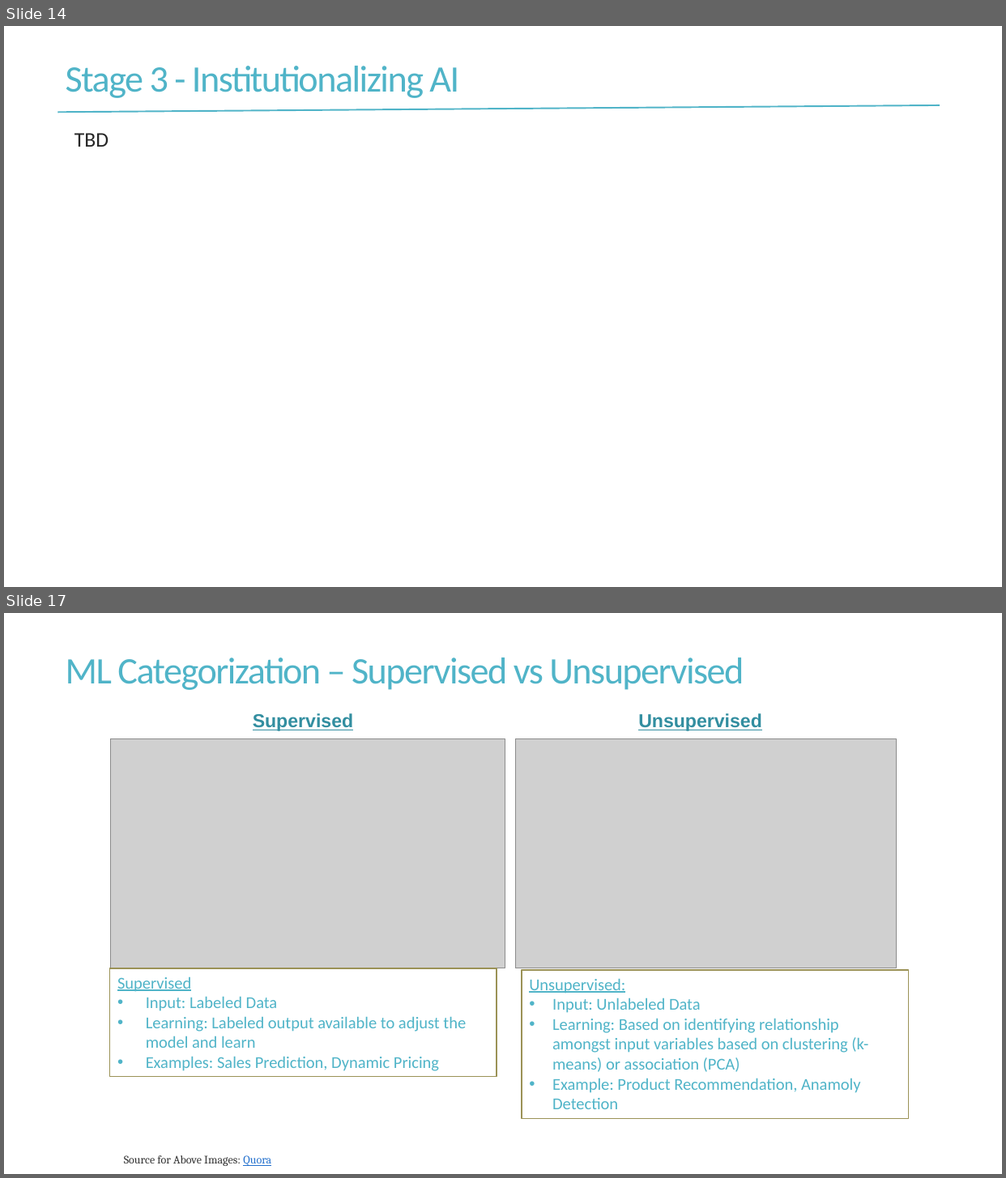
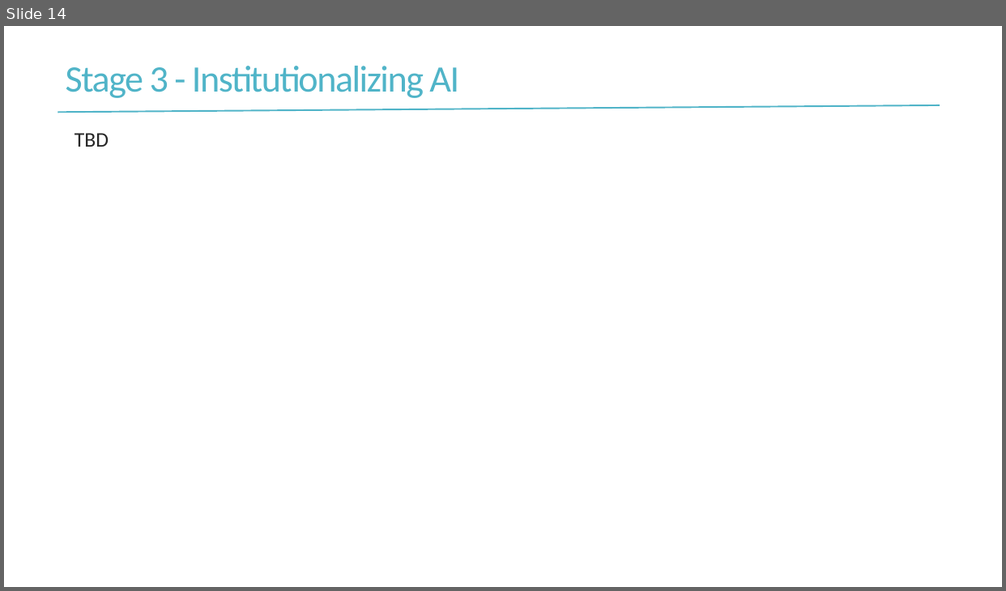
Before and after one commit to ranata/dm, a slide deck: cognitive-ecommercev0.3.pptx. Shown one above the other, each under a label of ours: slides 14 and 17 before the commit, slide 14 after it; the slides between them are not shown. The pictures are 1006x1178 and 1006x591 pixels, drawn with LibreOffice and Linux fonts; fonts in the diff are those of the drawing; grey boxes stand for pictures. Boxes give left, top, right and bottom in pixels: in the first picture for what was removed or moved away, otherwise in the second. Text is boxed around its words. In the diff, an @@ line names an element or a change of style, - is before the commit and + after.

```diff
--- a/cognitive-ecommercev0.3.pptx
+++ b/cognitive-ecommercev0.3.pptx
@@ slide 17 removed at (4,613,1002,1174), background #FFFFFF @@
@@ title removed at (66,658,744,690) @@
-ML Categorization – Supervised vs Unsupervised
@@ text removed at (253,713,353,731) @@
-Supervised
@@ text removed at (638,713,762,731) @@
-Unsupervised
@@ picture removed at (111,739,505,969) @@
@@ picture removed at (515,739,896,969) @@
@@ rectangle removed at (110,969,497,1077) @@
-Supervised
-• Input: Labeled Data
-• Learning: Labeled output available to adjust the model and learn
-• Examples: Sales Prediction, Dynamic Pricing
@@ rectangle removed at (522,970,909,1119) @@
-Unsupervised:
-• Input: Unlabeled Data
-• Learning: Based on identifying relationship amongst input variables based on clustering (k-means) or association (PCA)
-• Example: Product Recommendation, Anamoly Detection
@@ text removed at (124,1156,271,1166) @@
-Source for Above Images: Quora
```
Also in this commit, not shown: 3 slides changed, 5 slides added.
